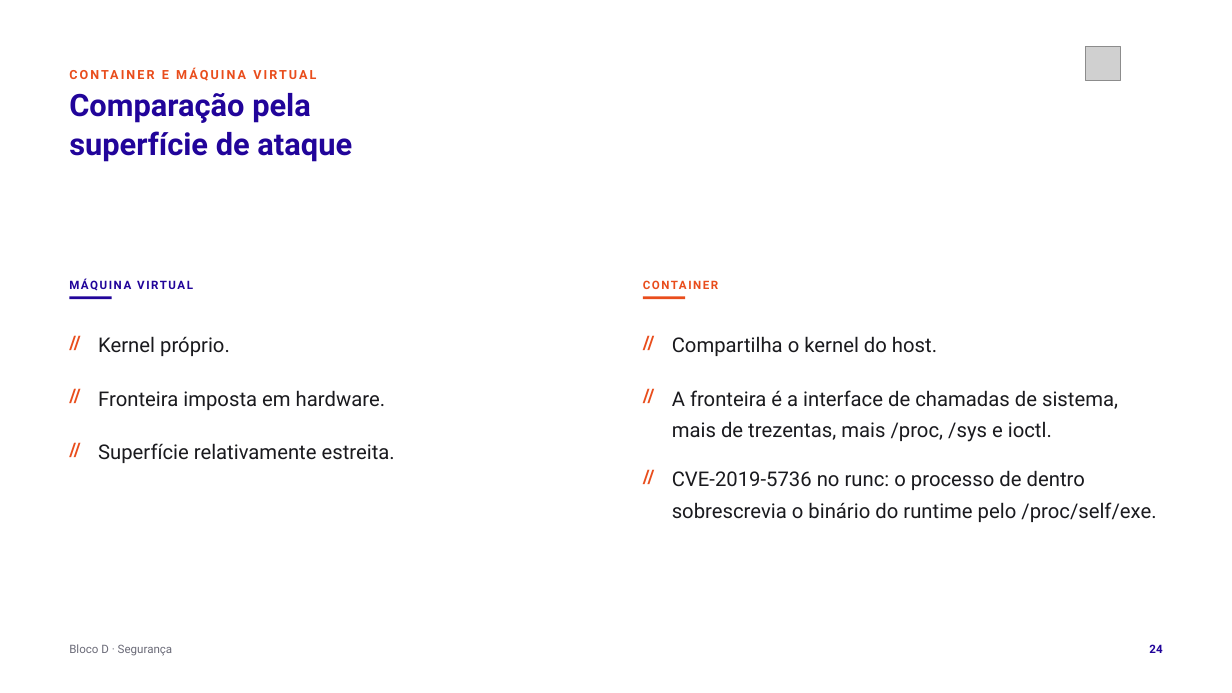
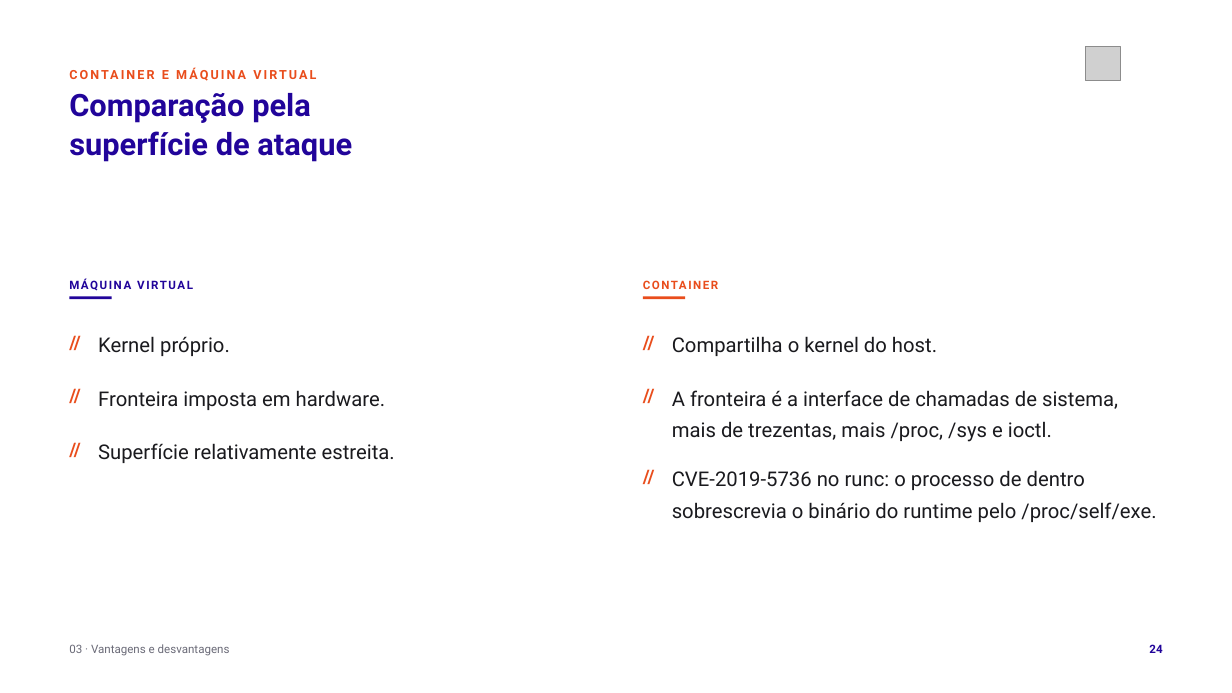
Before and after one commit to tcpassos/invite-app, a slide deck: slide 24 of trabalhos/T1-Docker-Invite-People.pptx. Drawn at 1232x693 pixels with LibreOffice and Linux fonts; fonts in the diff are those of the drawing; grey boxes stand for pictures. Boxes give left, top, right and bottom in pixels: in the first picture for what was removed or moved away, otherwise in the second. Text is boxed around its words. In the diff, an @@ line names an element or a change of style, - is before the commit and + after.

```diff
--- a/trabalhos/T1-Docker-Invite-People.pptx
+++ b/trabalhos/T1-Docker-Invite-People.pptx
@@ text at <box>69,644,230,656</box>: text changed @@
-Bloco D · Segurança
+03 · Vantagens e desvantagens
```
Also in this commit, not shown: 29 other slides changed, 33 other files.
